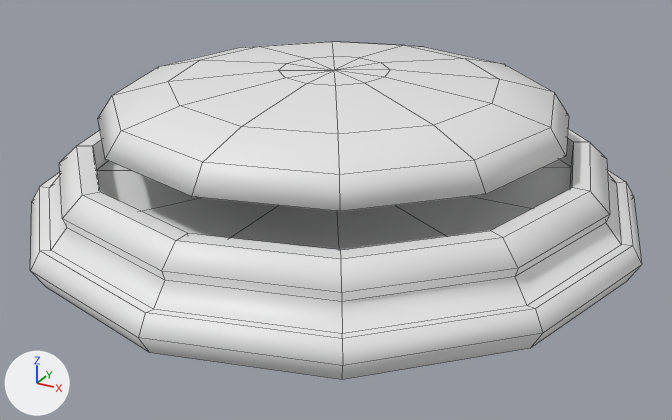
One commit to the FBX model Assets/Meshes/Mechanism/Button_2.0.fbx: the scene before it, then after it.
Before and after are seen from a 50 mm camera at (2.03, -3.68, 1.88) aimed at (0.07, -0.1, 0.09). The lights are fixed; the arrows at lower left show +X, +Y and +Z. Mesh edges are drawn as thin lines. Where no turn or scale is listed for an object, it has been applied to the vertices.

The older version as bpy lines, for what is in view:
```python
me_cylinder_005 = bpy.data.meshes.new('Cylinder.005')
me_cylinder_005.from_pydata(...)  # 132 vertices, 120 faces; spans x -1.47..1.47, y -1.47..1.47, z 0.0..0.38
me_cylinder_006 = bpy.data.meshes.new('Cylinder.006')
me_cylinder_006.from_pydata(...)  # 85 vertices, 84 faces; spans x -1.11..1.11, y -1.11..1.11, z 0.14..0.74
ob_mesh_button_base = bpy.data.objects.new('mesh_button_base', me_cylinder_005)
ob_mesh_button_base.location = (0.0, 0.0, 0.0)
ob_mesh_button_button = bpy.data.objects.new('mesh_button_button', me_cylinder_006)
ob_mesh_button_button.location = (0.0, 0.0, 0.0)
```
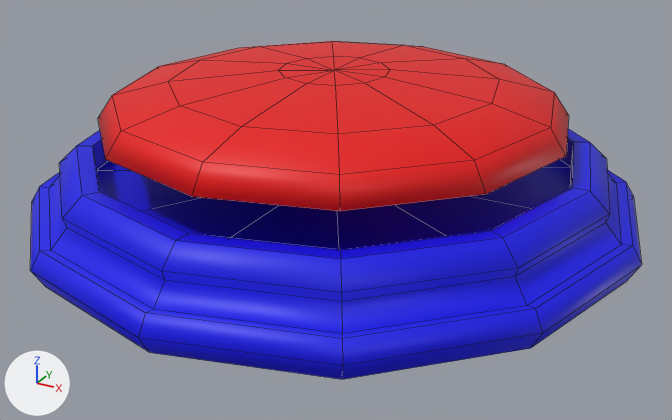
The newer file is also turned or shifted as a whole; pictures and numbers use the older file's frame.

The edits, one by one:
Material 'Red' (mat_red) is new.
Its base color is (0.8, 0.0, 0.000788) (red #e70003).
Material 'Blue' (mat_blue) is new.
Its base color is (0.0, 0.000458, 0.8) (blue #0002e7).
me_cylinder_005 has 132 vertices, 120 faces and spans x -1.47..1.47, y -1.47..1.47, z 0.0..0.38.
me_cylinder_005 now uses material mat_blue (blue #0002e7).
me_cylinder_006 has 85 vertices, 84 faces and spans x -1.11..1.11, y -1.11..1.11, z 0.14..0.74.
me_cylinder_006 now uses material mat_red (red #e70003).

Boxes (x1, y1, x2, y2) around the edits, measured in the pictures (672 x 420 px):
'mesh_button_base', recoloured (white to blue): (30, 129, 642, 380) in both
'mesh_button_button', recoloured (white to red): (98, 41, 569, 211) in both
